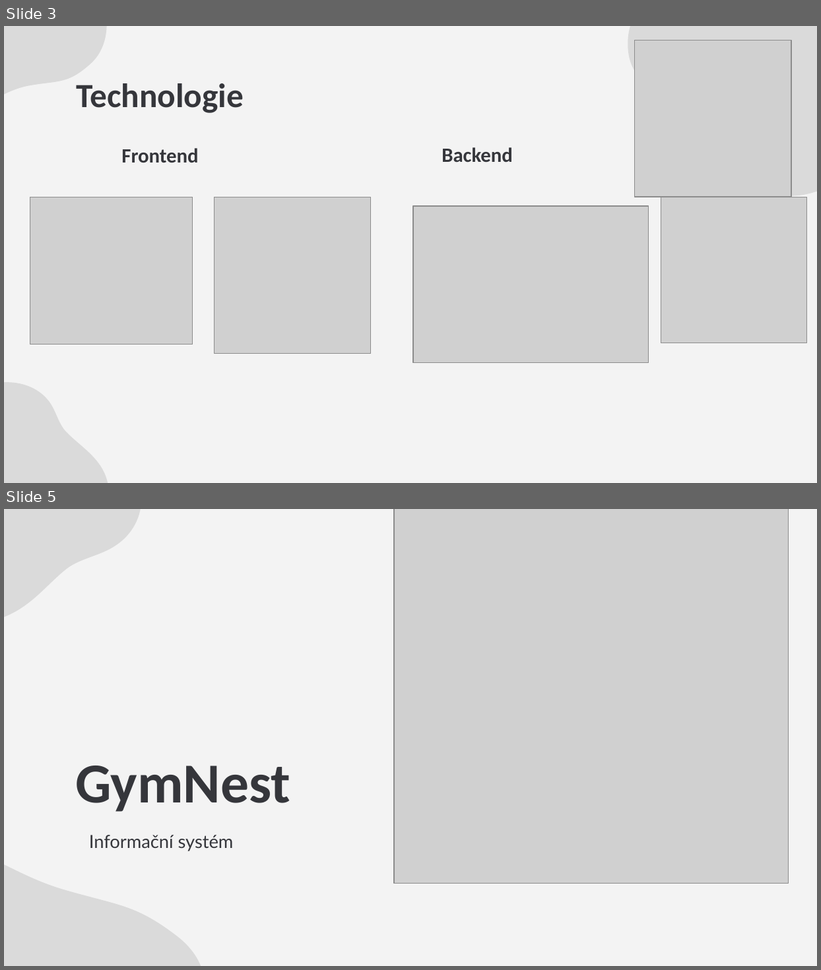
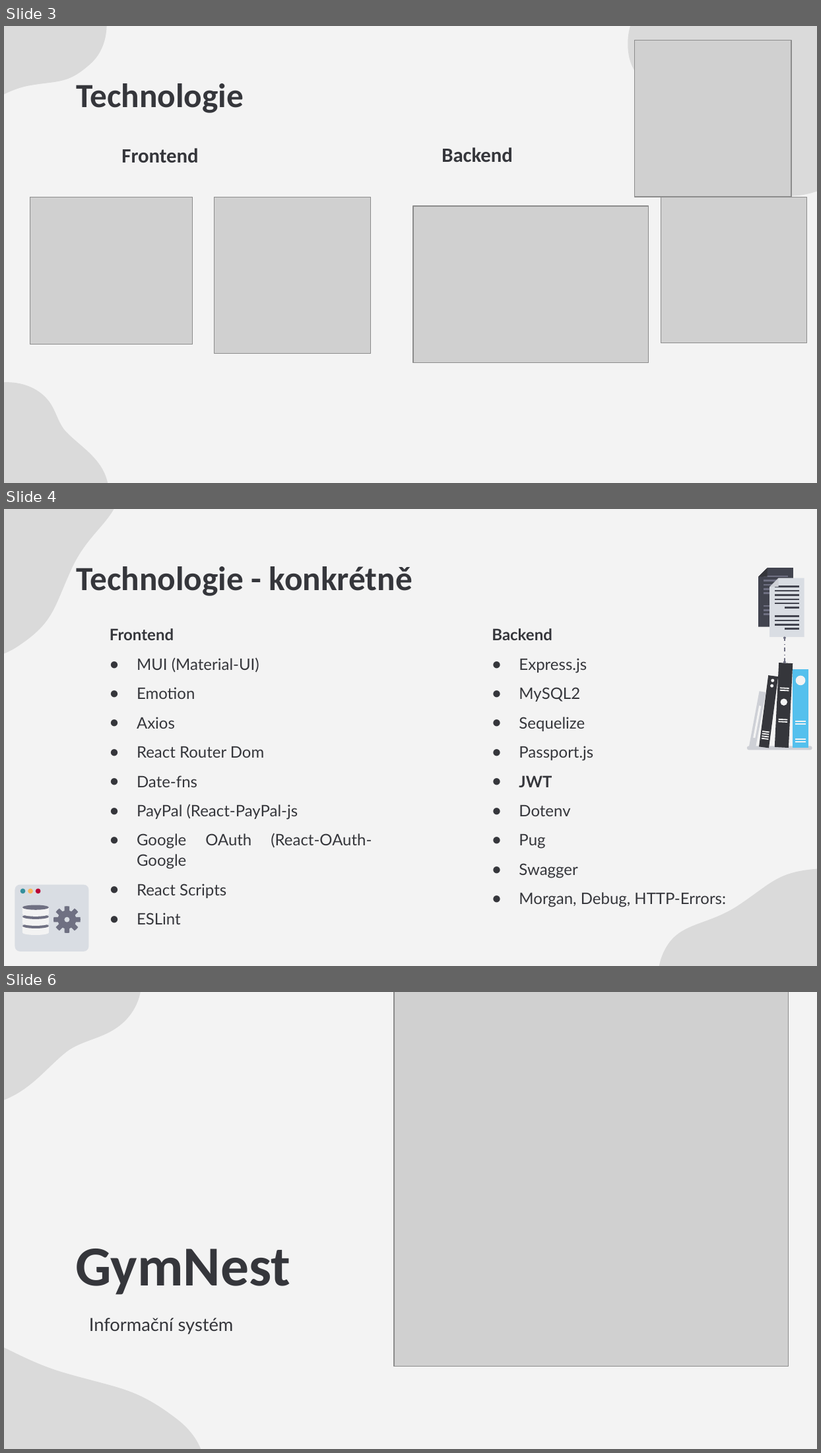
Before and after one commit to sakJH/GymNest, a slide deck: Výstupy projektu/GymNest Výstupní prezentace.pptx. Shown one above the other, each under a label of ours: slides 3 and 5 before the commit, slides 3, 4 and 6 after it; the slides between them are not shown. The pictures are 821x970 and 821x1453 pixels, drawn with LibreOffice and Linux fonts; fonts in the diff are those of the drawing; grey boxes stand for pictures. Boxes give left, top, right and bottom in pixels: in the first picture for what was removed or moved away, otherwise in the second. Text is boxed around its words. In the diff, an @@ line names an element or a change of style, - is before the commit and + after.

```diff
--- a/Výstupy projektu/GymNest Výstupní prezentace.pptx
+++ b/Výstupy projektu/GymNest Výstupní prezentace.pptx
@@ slide 4 added at (4, 509, 817, 966), background #F3F3F3 @@
@@ freeform shape added at (4, 509, 141, 701), fill #000000 at 10% opacity @@
@@ title added at (76, 566, 413, 596), 30 pt, text #35363B, bold @@
+Technologie - konkrétně
@@ group added at (758, 568, 805, 638): 24 freeform shapes @@
@@ text added at (110, 628, 298, 925), 14 pt, text #35363B @@
+Frontend
+● MUI (Material-UI)
+● Emotion
+● Axios
+● React Router Dom
+● Date-fns
+● PayPal (React-PayPal-js
+● Google OAuth (React-OAuth-Google
+● React Scripts
+● ESLint
@@ text added at (492, 628, 726, 908), 14 pt, text #35363B @@
+Backend
+● Express.js
+● MySQL2
+● Sequelize
+● Passport.js
+● JWT
+● Dotenv
+● Pug
+● Swagger
+● Morgan, Debug, HTTP-Errors:
@@ freeform shape added at (783, 638, 785, 663), fill #6F7082, outline #6F7082 0.86 pt dashed @@
@@ freeform shape added at (783, 636, 785, 638), fill #6F7082, outline #6F7082 0.75 pt @@
@@ freeform shape added at (783, 661, 785, 663), fill #6F7082, outline #6F7082 0.75 pt @@
@@ group added at (749, 663, 809, 749): 21 freeform shapes @@
@@ freeform shape added at (747, 747, 812, 751), fill #CED0D6 @@
@@ freeform shape added at (632, 824, 817, 966), fill #000000 at 10% opacity @@
@@ group added at (15, 885, 88, 951): 11 freeform shapes @@
@@ what was slide 5 is now slide 6 @@
```
Also in this commit, not shown: 2 slides changed.
